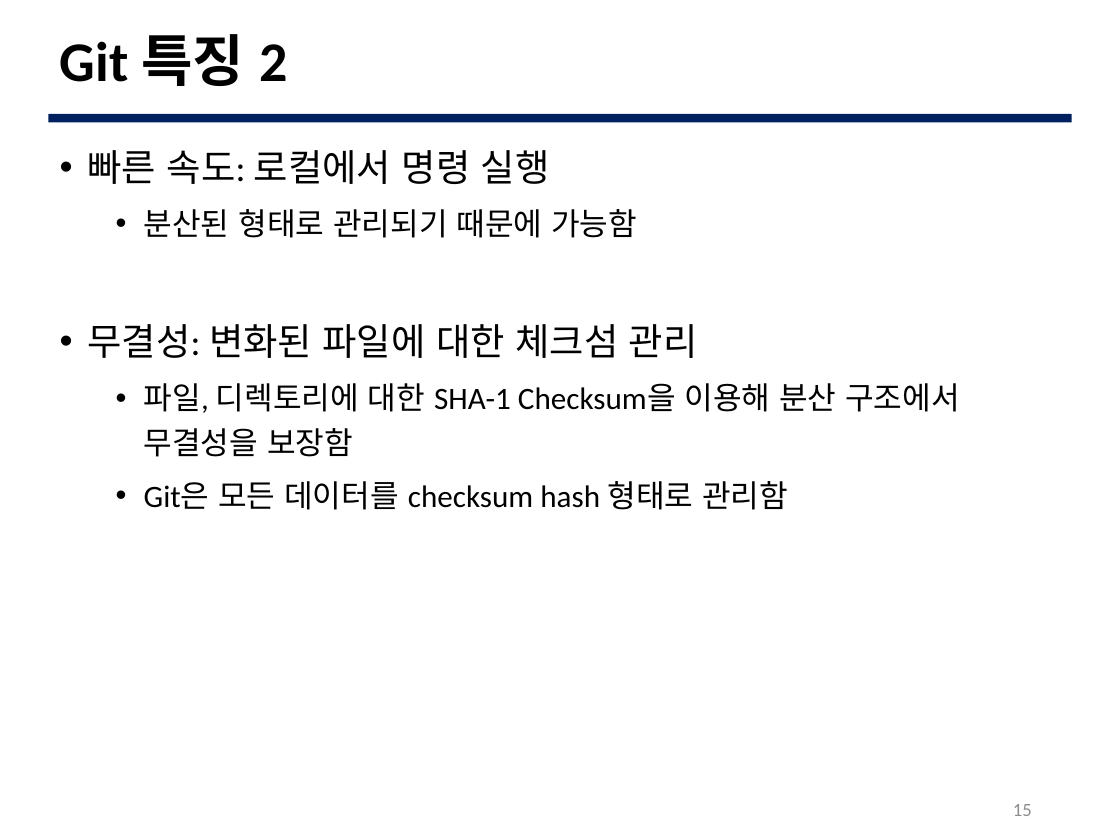
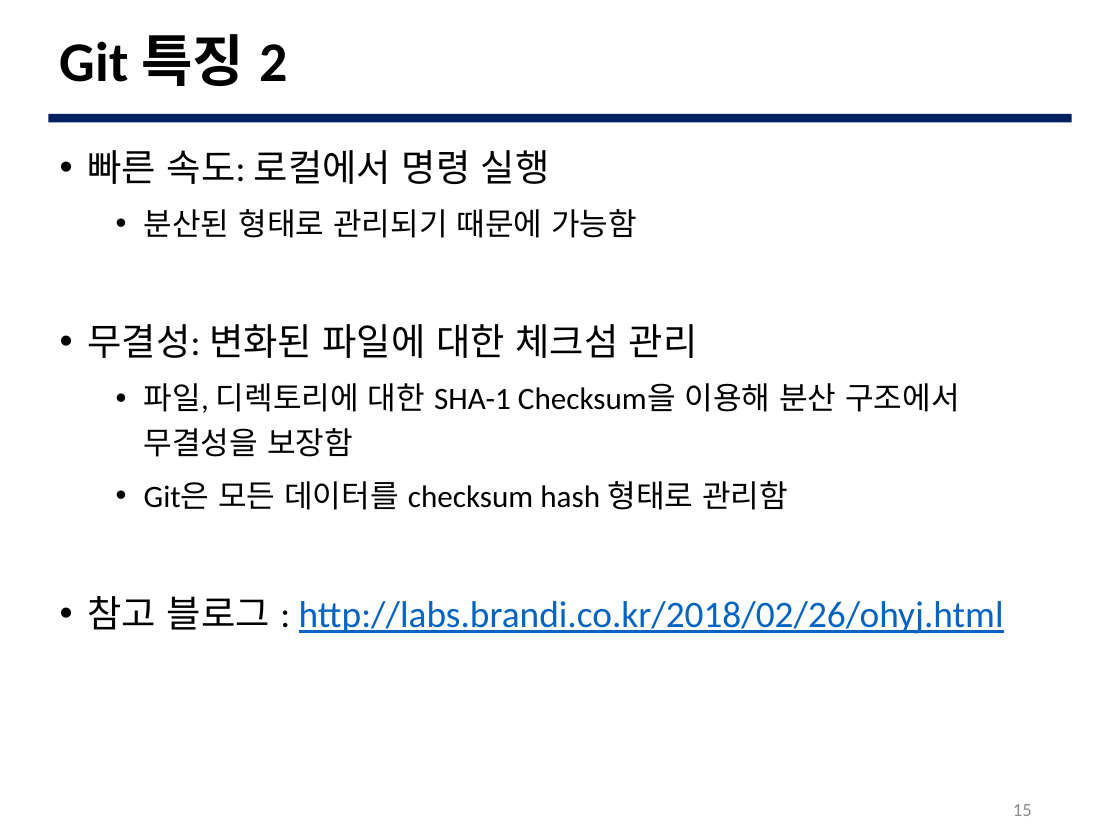
Before and after one commit to JBNU-JEduTools/osscourse, a slide deck: slide 15 of Slides/5. Git 초급.pptx. Drawn at 1120x840 pixels with LibreOffice and Linux fonts; fonts in the diff are those of the drawing; background and template pictures are left out. Boxes give left, top, right and bottom in pixels: in the first picture for what was removed or moved away, otherwise in the second. Text is boxed around its words. In the diff, an @@ line names an element or a change of style, - is before the commit and + after.

```diff
--- a/Slides/5. Git 초급.pptx
+++ b/Slides/5. Git 초급.pptx
@@ text at (88, 596, 1004, 634): paragraph added @@
+• 참고 블로그 : http://labs.brandi.co.kr/2018/02/26/ohyj.html
```
Also in this commit, not shown: 5 other slides changed, 1 slide added, 5 other files.
